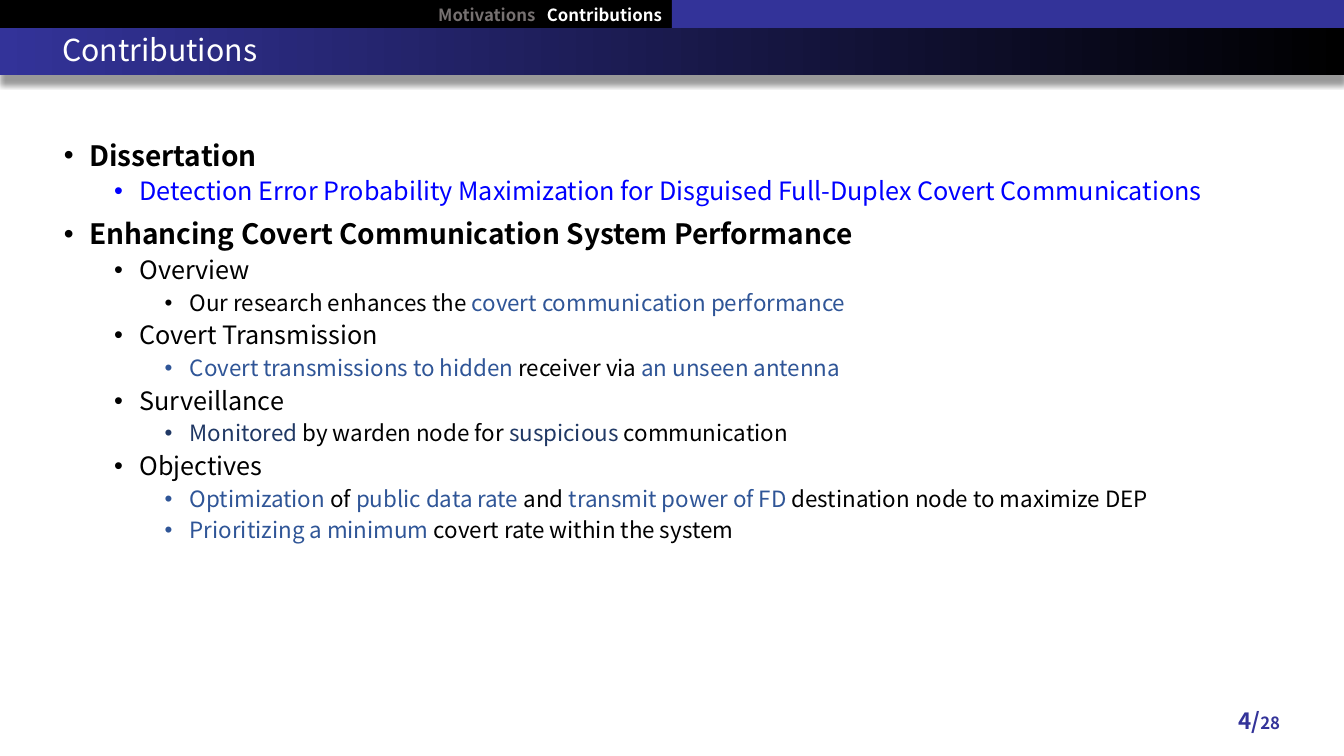
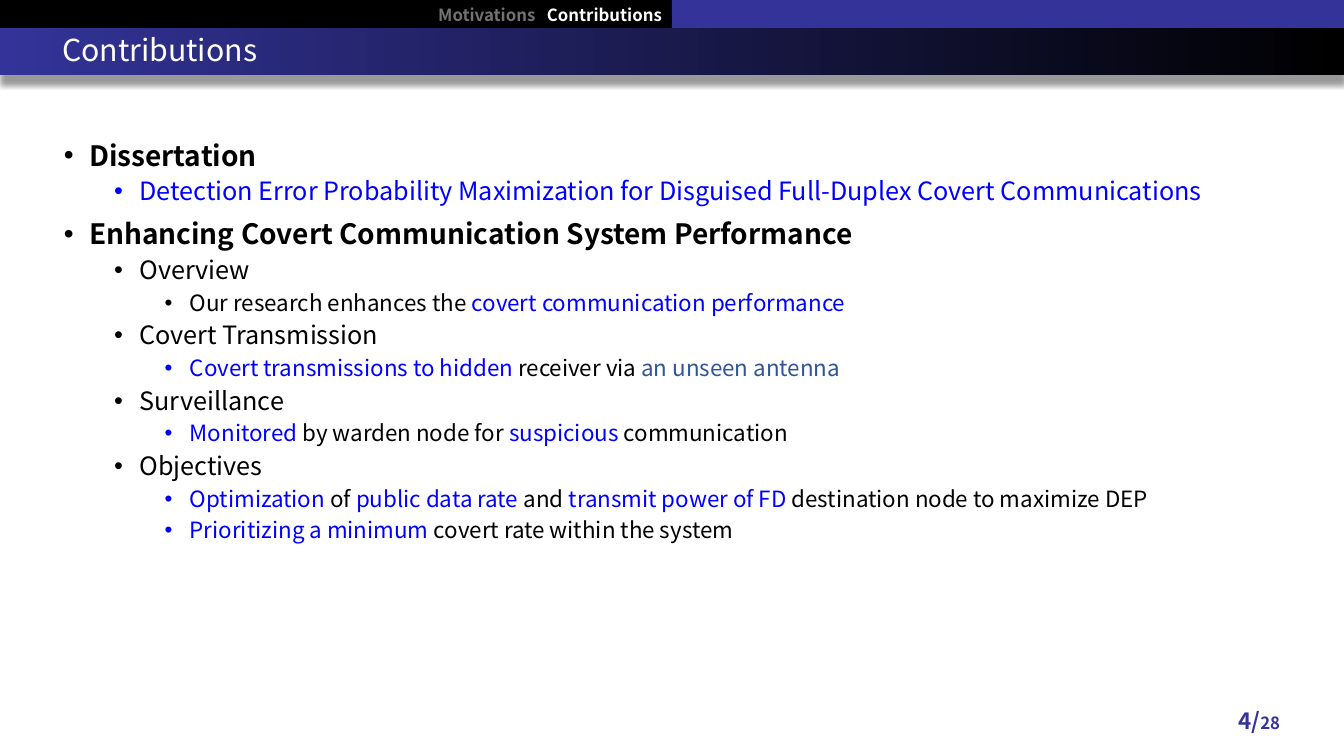
Before and after one commit to RefatHanbat/Presentation-of-SDM, a slide deck: slide 4 of New Problem/Thesis Defense slide.pptx. Drawn at 1344x756 pixels with LibreOffice and Linux fonts; fonts in the diff are those of the drawing. Boxes give left, top, right and bottom in pixels: in the first picture for what was removed or moved away, otherwise in the second. Text is boxed around its words. In the diff, an @@ line names an element or a change of style, - is before the commit and + after.

```diff
--- a/New Problem/Thesis Defense slide.pptx
+++ b/New Problem/Thesis Defense slide.pptx
@@ text at bbox=[190, 293, 1148, 543]: text colour #2F5597 to #0000FF in "covert communication performance", "Covert transmissions to hidden", "Optimization public data rate transmit power of ...", "Prioritizing a minimum"; text colour #203864 to #0000FF in "Monitored suspicious" @@
```
Also in this commit, not shown: 5 other slides changed.
